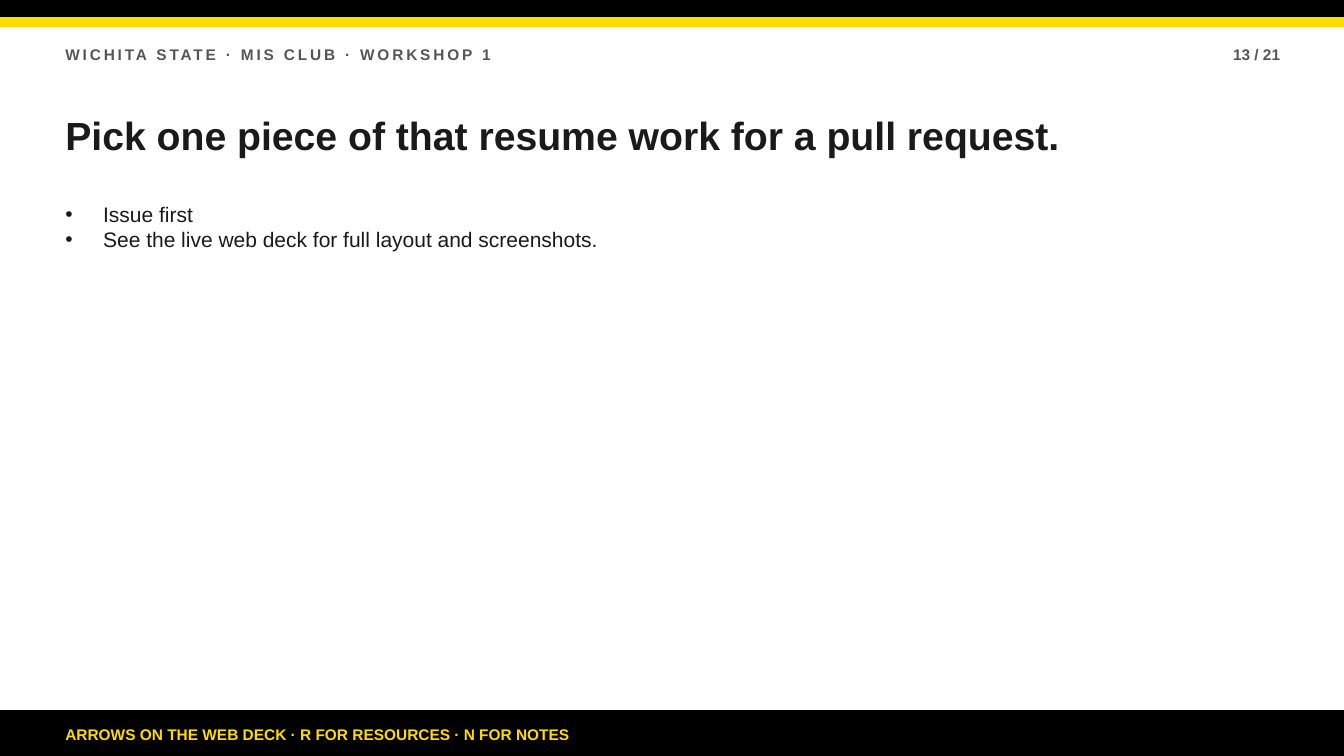
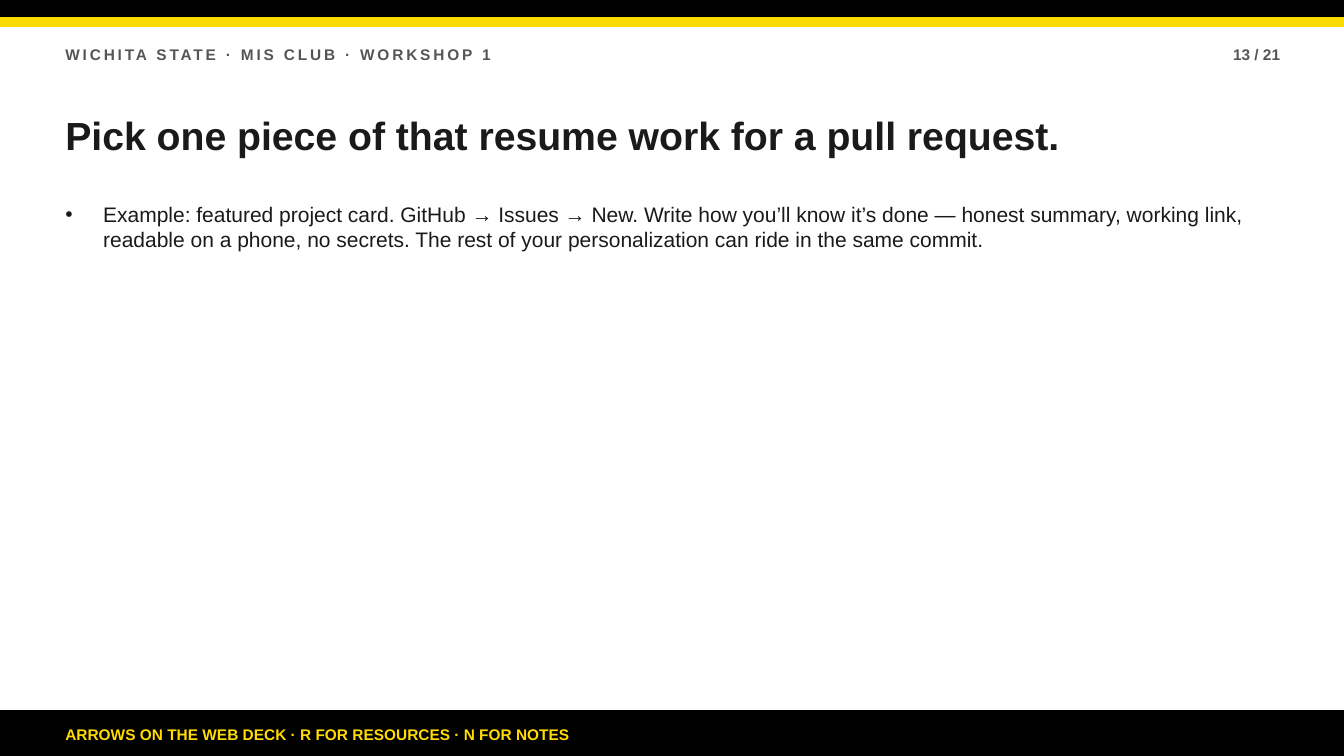
Before and after one commit to bsbcyber/workshop-site, a slide deck: slide 13 of downloads/workshop-1-presentation.pptx. Drawn at 1344x756 pixels with LibreOffice and Linux fonts; fonts in the diff are those of the drawing. Boxes give left, top, right and bottom in pixels: in the first picture for what was removed or moved away, otherwise in the second. Text is boxed around its words. In the diff, an @@ line names an element or a change of style, - is before the commit and + after.

Commit message:
Deck: personal About Me with photo and education

```diff
--- a/downloads/workshop-1-presentation.pptx
+++ b/downloads/workshop-1-presentation.pptx
@@ text at (103,206,1242,252): text changed @@
-• Issue first
-• See the live web deck for full layout and screenshots.
+• Example: featured project card. GitHub → Issues → New. Write how you’ll know it’s done — honest summary, working link, readable on a phone, no secrets. The rest of your personalization can ride in the same commit.
```
Also in this commit, not shown: 18 other slides changed, 4 other files.
